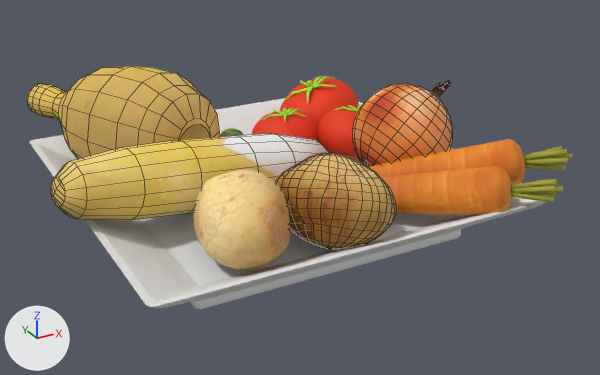
Two versions of the FBX model common/VoxiconLib/Assets/Models/vegetable.fbx, one commit apart.
Both versions are drawn from a camera (50 mm lens) standing at (-1.96, -3.92, 1.99) and looking at (0.17, -0.06, 0.06). The axes (+X, +Y, +Z) are drawn at lower left. The lights are the same throughout. Mesh edges are drawn as thin lines on the coarser meshes. Where no turn or scale is listed for an object, it has been applied to the vertices.

The first picture shows 'Butternut Squash', 'Carrot', 'Carrot.001', 'Corn', 'Plate', 'Potato', 'Potato2', 'Tomato', 'Tomato.001', 'Tomato.002', 'onion', 'stem.001'.
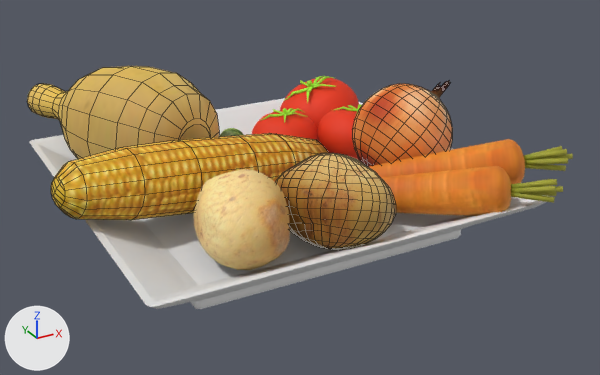
Boxes [x1, y1, x2, y2] around the edits, measured in the pictures (600 x 375 px):
'Corn', recoloured (yellow to orange)
    both: [51, 133, 329, 220]

The edits, one by one:
Picture 'corn.jpg' (img_corn_jpg) is new.
Material 'corn' (mat_corn) is new.
Its texture is img_corn_jpg.
Its roughness is 0.69.
me_cylinder_003 has 144 vertices, 140 faces and spans x -0.88..0.79, y -0.31..0.29, z -0.26..0.27.
me_cylinder_003 no longer uses material mat_squash_texture (picture img_squash_yellowcrookneck_jpg).
me_cylinder_003 now uses material mat_corn (picture img_corn_jpg).
